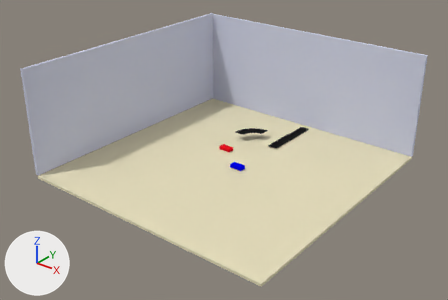
Before and after pictures for a commit that changed the Blender file BlenderFiles/SlotCar.blend.
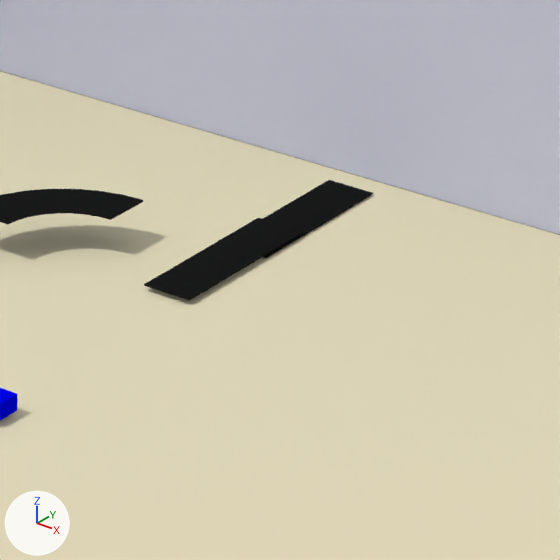
Each version is shown whole from a 50 mm camera at (12.45, -16.37, 10.73) aimed at (-0.24, -0.5, 0.89), then close up on the part from 54% to 77% of the width and 31% to 65% of the height. Every picture has the same lights, and +X, +Y and +Z are marked at lower left.

The first close-up shows 'Cube.001', 'Curve1', 'Floor', 'Track1', 'Track2'.
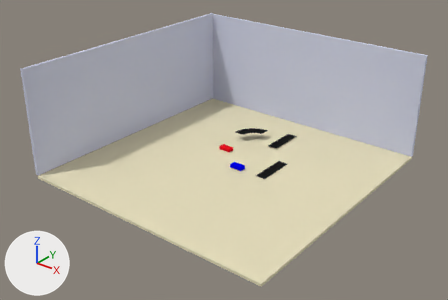
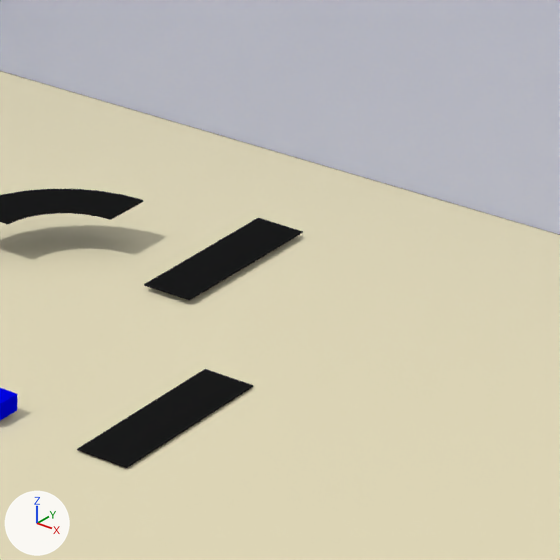
Where the change shows, as pixel boxes (x1, y1, x2, y2) in the close-ups (560 x 560 px):
```json
{"object": "Track2", "change": "moved", "before": [263, 180, 373, 258], "after": [77, 369, 253, 468]}
```

Scene script edits in JSON lines:
```json
{"op": "set", "path": "ob_track2.location", "old": "(0.0, 4.0, 0.02)", "new": "(1.075, 0.701, 0.02)"}
```
